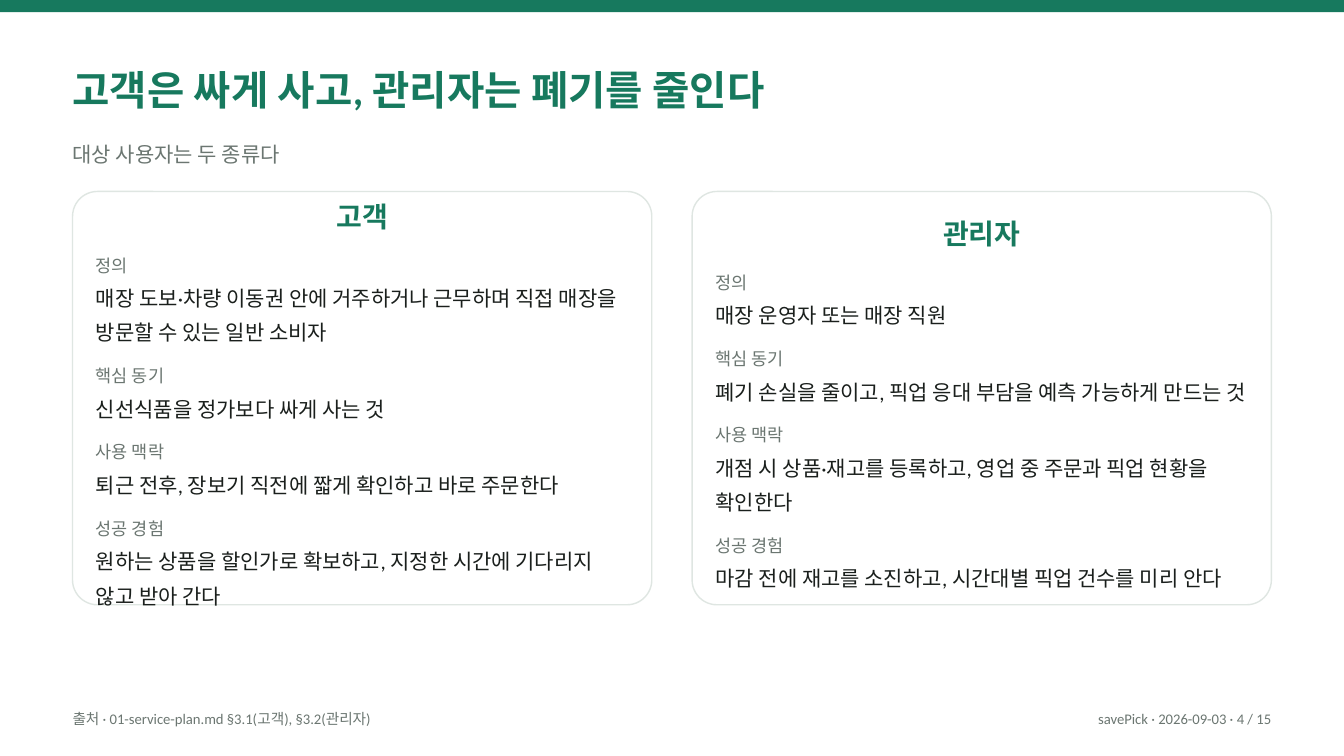
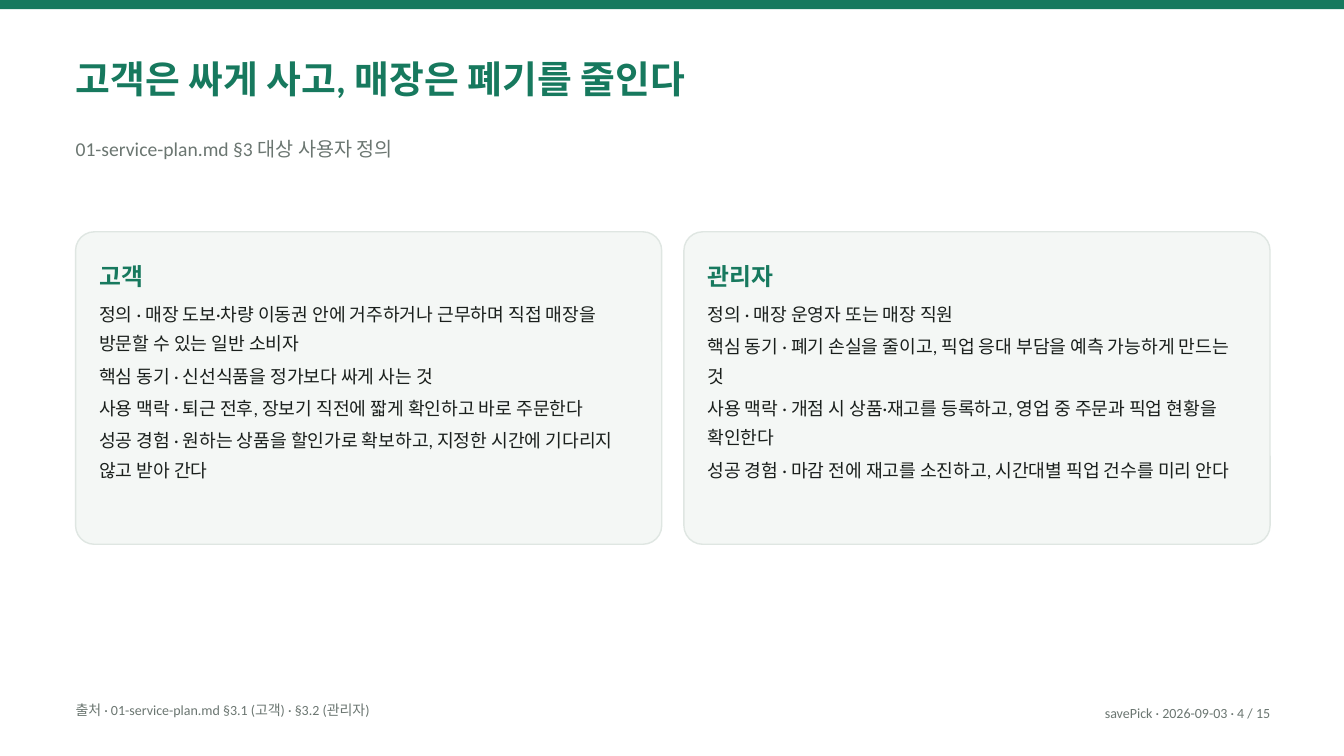
Before and after one commit to eom-tae-in/product-engineering-lab, a slide deck: slide 4 of projects/save-pick/deliverables/save-pick-overview.pptx. Drawn at 1344x756 pixels with LibreOffice and Linux fonts; fonts in the diff are those of the drawing. Boxes give left, top, right and bottom in pixels: in the first picture for what was removed or moved away, otherwise in the second. Text is boxed around its words. In the diff, an @@ line names an element or a change of style, - is before the commit and + after.

```diff
--- a/projects/save-pick/deliverables/save-pick-overview.pptx
+++ b/projects/save-pick/deliverables/save-pick-overview.pptx
@@ text at [76, 61, 684, 98]: text changed; size 29 to 27 pt @@
-고객은 싸게 사고, 관리자는 폐기를 줄인다
+고객은 싸게 사고, 매장은 폐기를 줄인다
@@ text at [76, 140, 393, 159]: text changed; size 15 to 14 pt @@
-대상 사용자는 두 종류다
+01-service-plan.md §3 대상 사용자 정의
@@ rounded rectangle "고객" at [76, 232, 662, 544]: vertical alignment middle to top; fill #FFFFFF to #F4F7F5 @@
@@ rounded rectangle "고객": place and size @@
-rounded rectangle "고객" at [73, 192, 652, 605]
+rounded rectangle "고객" at [76, 232, 662, 544]
@@ rounded rectangle "관리자": place and size @@
-rounded rectangle "관리자" at [693, 192, 1272, 605]
+rounded rectangle "관리자" at [685, 232, 1271, 544]
@@ rounded rectangle "관리자" at [685, 232, 1271, 544]: vertical alignment middle to top; fill #FFFFFF to #F4F7F5 @@
@@ text in rounded rectangle at [99, 265, 143, 287]: size 20 to 17 pt in "고객"; alignment centre to left; less space between paragraphs @@
@@ text in rounded rectangle at [708, 265, 774, 287]: size 20 to 17 pt in "관리자"; alignment centre to left; less space between paragraphs @@
@@ text in rounded rectangle at [99, 306, 613, 479]: text changed; size 15 to 13 pt @@
-정의
-매장 도보·차량 이동권 안에 거주하거나 근무하며 직접 매장을 방문할 수 있는 일반 소비자
-핵심 동기
-신선식품을 정가보다 싸게 사는 것
-사용 맥락
-퇴근 전후, 장보기 직전에 짧게 확인하고 바로 주문한다
-성공 경험
-원하는 상품을 할인가로 확보하고, 지정한 시간에 기다리지 않고 받아 간다
+정의 · 매장 도보·차량 이동권 안에 거주하거나 근무하며 직접 매장을 방문할 수 있는 일반 소비자
+핵심 동기 · 신선식품을 정가보다 싸게 사는 것
+사용 맥락 · 퇴근 전후, 장보기 직전에 짧게 확인하고 바로 주문한다
+성공 경험 · 원하는 상품을 할인가로 확보하고, 지정한 시간에 기다리지 않고 받아 간다
@@ text in rounded rectangle at [708, 306, 1229, 479]: text changed; size 15 to 13 pt @@
-정의
-매장 운영자 또는 매장 직원
-핵심 동기
-폐기 손실을 줄이고, 픽업 응대 부담을 예측 가능하게 만드는 것
-사용 맥락
-개점 시 상품·재고를 등록하고, 영업 중 주문과 픽업 현황을 확인한다
-성공 경험
-마감 전에 재고를 소진하고, 시간대별 픽업 건수를 미리 안다
+정의 · 매장 운영자 또는 매장 직원
+핵심 동기 · 폐기 손실을 줄이고, 픽업 응대 부담을 예측 가능하게 만드는 것
+사용 맥락 · 개점 시 상품·재고를 등록하고, 영업 중 주문과 픽업 현황을 확인한다
+성공 경험 · 마감 전에 재고를 소진하고, 시간대별 픽업 건수를 미리 안다
@@ text at [76, 703, 370, 717]: text changed; size 10.5 to 10 pt @@
-출처 · 01-service-plan.md §3.1(고객), §3.2(관리자)
+출처 · 01-service-plan.md §3.1 (고객) · §3.2 (관리자)
@@ text "savePick · 2026-09-03 · 4 ...": place and size @@
-text "savePick · 2026-09-03 · 4 ..." at [1098, 714, 1271, 724]
+text "savePick · 2026-09-03 · 4 ..." at [1105, 708, 1270, 718]
@@ text "savePick · 2026-09-03 · 4 ..." at [1105, 708, 1270, 718]: size 10.5 to 10 pt; more space between paragraphs @@
```
Also in this commit, not shown: 14 other slides changed, 2 other files.
